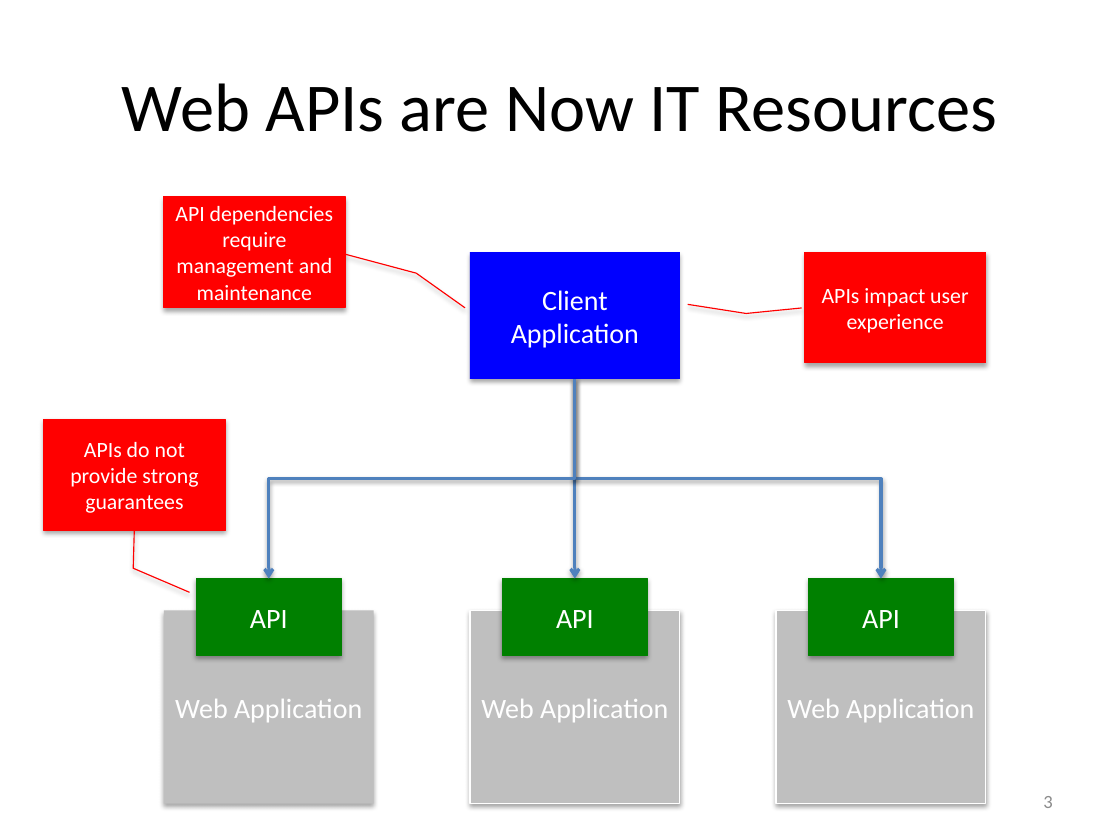
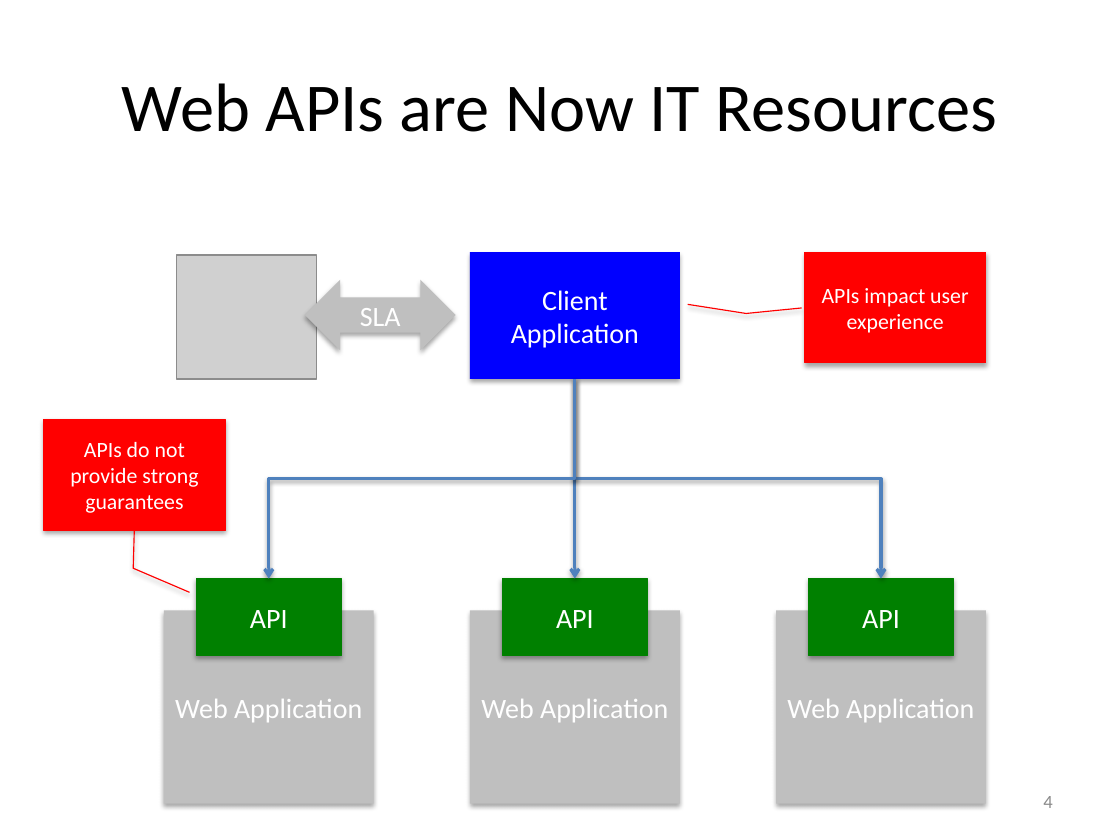
Before and after one commit to Dithn/eager-appscale, a slide deck: slide 4 of Eager/paper/socc15/cerebro_socc_presentation-v2.pptx (slide 3 before the commit). Drawn at 1120x840 pixels with LibreOffice and Linux fonts; fonts in the diff are those of the drawing; grey boxes stand for pictures. Boxes give left, top, right and bottom in pixels: in the first picture for what was removed or moved away, otherwise in the second. Text is boxed around its words. In the diff, an @@ line names an element or a change of style, - is before the commit and + after.

```diff
--- a/Eager/paper/socc15/cerebro_socc_presentation-v2.pptx
+++ b/Eager/paper/socc15/cerebro_socc_presentation-v2.pptx
@@ border callout removed at [164,197,345,308] @@
-API dependencies require management and maintenance
@@ picture added at [177,255,317,380] @@
@@ left right arrow added at [305,280,456,351], fill #BFBFBF, 18 pt, text #FFFFFF @@
+SLA
@@ rectangle "Web Application" at [470,610,680,804]: outline #FFFFFF 0.75 pt to none @@
@@ rectangle "Web Application" at [776,610,986,804]: outline #FFFFFF 0.75 pt to none @@
@@ page number at [1043,796,1052,808]: text changed @@
-3
+4
```
Also in this commit, not shown: 5 other slides changed, 1 slide added, 1 other file.
